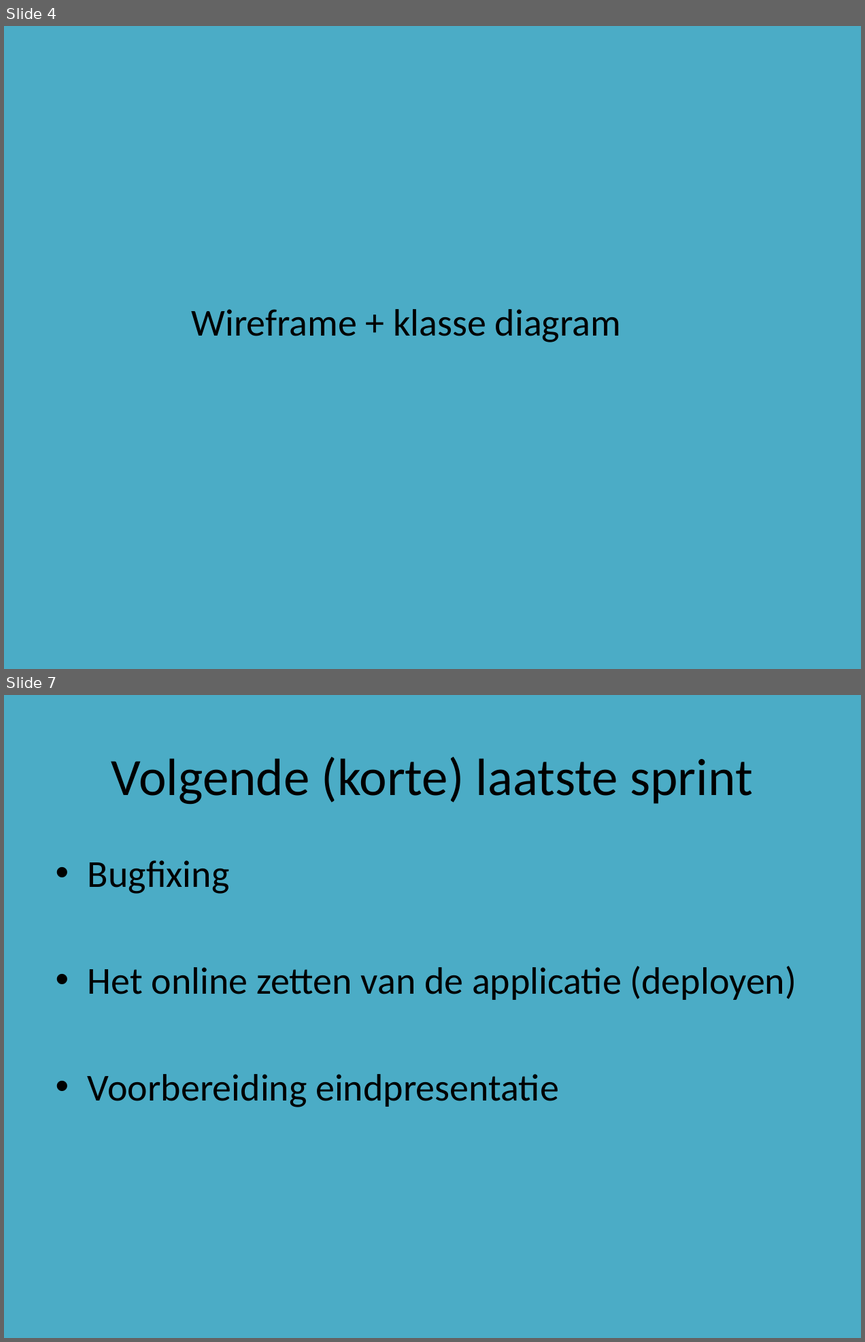
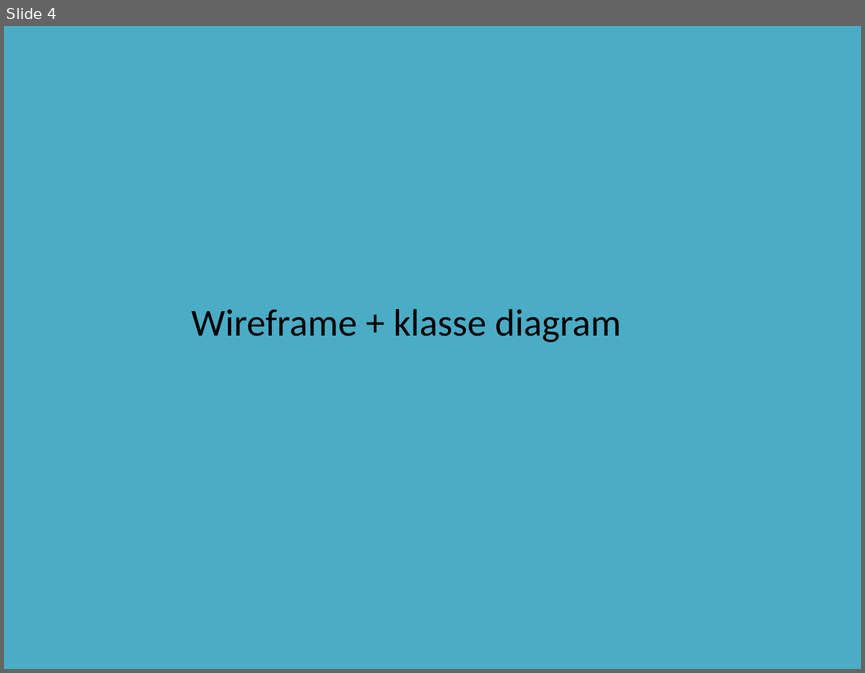
Before and after one commit to DASnoeken/Powerlift_App, a slide deck: Powerlift Powerpoint.pptx. Shown one above the other, each under a label of ours: slides 4 and 7 before the commit, slide 4 after it; the slides between them are not shown. The pictures are 865x1342 and 865x673 pixels, drawn with LibreOffice and Linux fonts; fonts in the diff are those of the drawing. Boxes give left, top, right and bottom in pixels: in the first picture for what was removed or moved away, otherwise in the second. Text is boxed around its words. In the diff, an @@ line names an element or a change of style, - is before the commit and + after.

```diff
--- a/Powerlift Powerpoint.pptx
+++ b/Powerlift Powerpoint.pptx
@@ slide 7 removed at (x1=4, y1=695, x2=861, y2=1338), background #4BACC6 @@
@@ title removed at (x1=111, y1=757, x2=752, y2=804) @@
-Volgende (korte) laatste sprint
@@ text removed at (x1=88, y1=860, x2=797, y2=1107) @@
-• Bugfixing
-• Het online zetten van de applicatie (deployen)
-• Voorbereiding eindpresentatie
```
Also in this commit, not shown: 2 slides changed, 1 slide added, 1 other slide removed.
